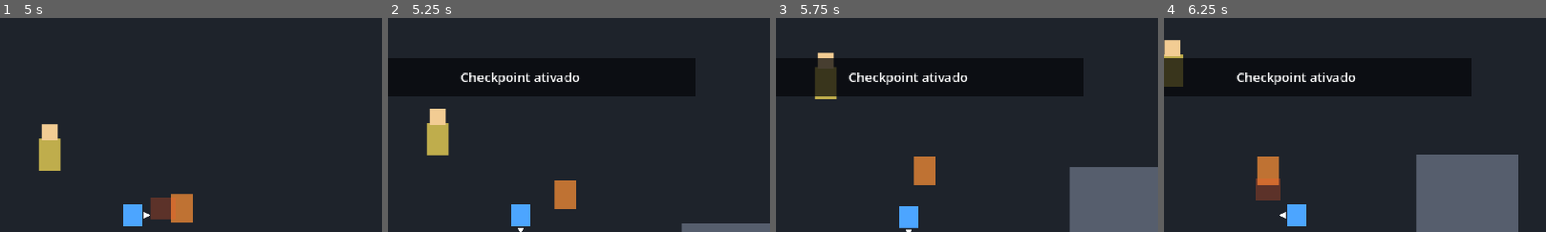
Above: before the commit, frames 1-4 (left to right).
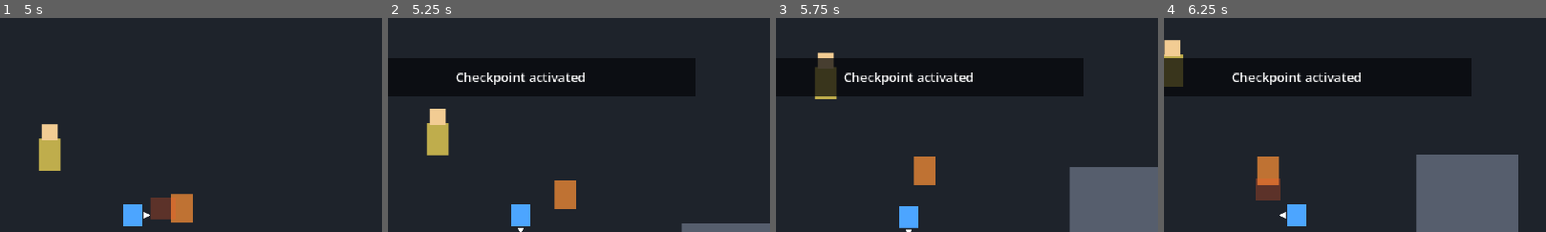
Above: after the commit, the same moments.

Repository: kikajima/dragonballsoullegacy
Game: Godot game, scene res://scenes/bootstrap/bootstrap.tscn
Same seed, same stepped clock (60 frames per second), same inputs: the game is played once before the commit and once after it.
Inputs:
- Up to frame 1 (5 s): tap Enter (ui_accept) at 0.5, 0.77, 1.52, 3.02, 3.5, 3.77, 4.52 s; hold D (move_right) 0.53-1.28 s; tap J (attack) at 0.6 s; hold S (move_down) 1.28-2.03 s; tap Shift (block) at 1.35 s; hold D (move_right) 2.03-2.78 s; hold L (charge_ki) 2.03-2.78 s; hold W (move_up) 2.78-3.53 s; tap Space (dash) at 2.85 s; hold E (interact) 3.53-4.28 s; hold A (move_left) from 3.53 s (still down); tap K (ki_blast) at 4.35 s
- Up to frame 2 (5.25 s): release A (move_left) at 5.03 s; hold S (move_down) from 5.03 s (still down); tap I (kick) at 5.1 s
- Up to frame 3 (5.75 s): keep holding S (move_down)
- Up to frame 4 (6.25 s): release S (move_down) at 5.78 s; hold D (move_right) from 5.78 s (still down); tap J (attack) at 5.85 s; tap Enter (ui_accept) at 6.02 s
The pictures show only the part of the screen within x 33-83%, y 4-54%; the shares and areas given below are measured in that part.

Frame 1 is identical in both runs. In frame 2, 1.0% of the frame differs, in the area x 17-52%, y 25-32%; in frame 3, 1.0%; in frame 4, 1.0%.

Commit message:
ui: switch gameplay notifications to English

Diff:
--- a/ui/notifications/notification_feed.gd
+++ b/ui/notifications/notification_feed.gd
@@ -82,7 +82,7 @@
 	push_message("+%d XP" % amount)
 
 func _on_level_up(new_level: int) -> void:
-	push_message("LEVEL UP!  Nível %d" % new_level)
+	push_message("LEVEL UP!  Level %d" % new_level)
 
 func _on_item_added(
 	item_id: StringName,
@@ -95,13 +95,13 @@
 	push_message("+%d Zeni" % amount)
 
 func _on_quest_started(quest_id: StringName) -> void:
-	push_message("Nova missão: %s" % String(quest_id))
+	push_message("New quest: %s" % String(quest_id))
 
 func _on_quest_completed(quest_id: StringName) -> void:
-	push_message("Missão concluída: %s" % String(quest_id))
+	push_message("Quest complete: %s" % String(quest_id))
 
 func _on_checkpoint_changed(
 	_checkpoint_id: StringName,
 	_position: Vector2
 ) -> void:
-	push_message("Checkpoint ativado")
+	push_message("Checkpoint activated")
